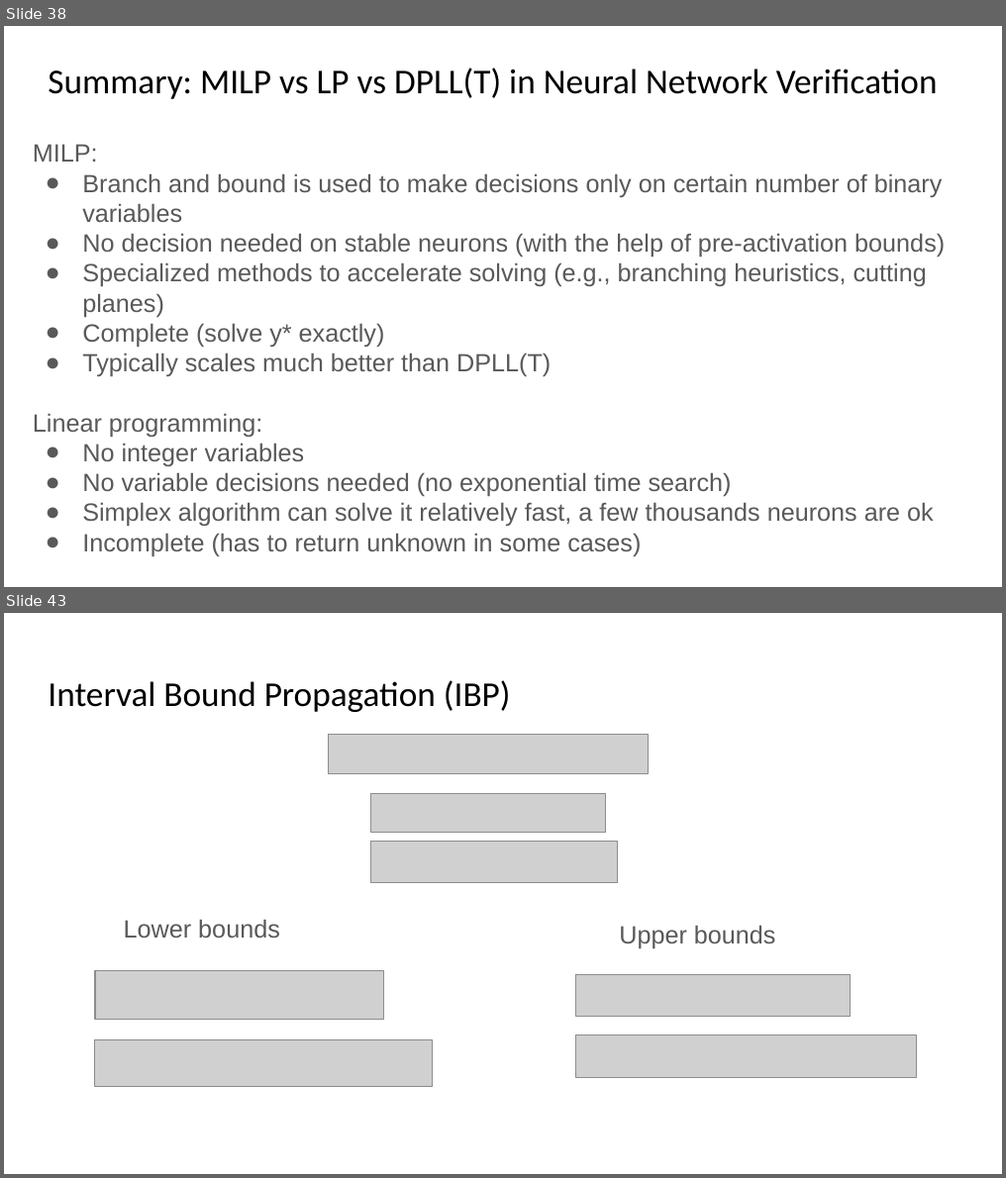
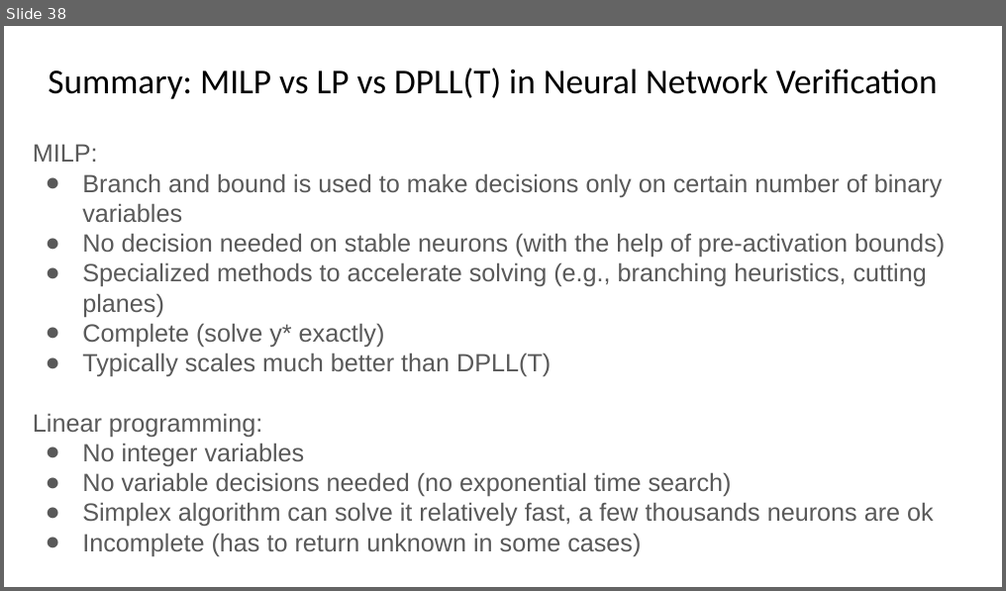
Before and after one commit to sayanmitracode/cpsbooksite, a slide deck: Slides/2025/L8_NNV_LPMIP_bounds.pptx. Shown one above the other, each under a label of ours: slides 38 and 43 before the commit, slide 38 after it; the slides between them are not shown. The pictures are 1006x1178 and 1006x591 pixels, drawn with LibreOffice and Linux fonts; fonts in the diff are those of the drawing; grey boxes stand for pictures. Boxes give left, top, right and bottom in pixels: in the first picture for what was removed or moved away, otherwise in the second. Text is boxed around its words. In the diff, an @@ line names an element or a change of style, - is before the commit and + after.

```diff
--- a/Slides/2025/L8_NNV_LPMIP_bounds.pptx
+++ b/Slides/2025/L8_NNV_LPMIP_bounds.pptx
@@ slide 43 removed at bbox=[4, 613, 1002, 1174], background #FFFFFF @@
@@ title removed at bbox=[48, 680, 511, 712] @@
-Interval Bound Propagation (IBP)
@@ picture removed at bbox=[329, 735, 648, 774] @@
@@ picture removed at bbox=[371, 793, 606, 832] @@
@@ picture removed at bbox=[371, 842, 617, 883] @@
@@ text removed at bbox=[124, 919, 280, 938] @@
-Lower bounds
@@ text removed at bbox=[619, 925, 776, 949] @@
-Upper bounds
@@ picture removed at bbox=[95, 971, 383, 1019] @@
@@ picture removed at bbox=[576, 974, 850, 1016] @@
@@ picture removed at bbox=[95, 1040, 432, 1086] @@
@@ picture removed at bbox=[576, 1035, 916, 1078] @@
```
Also in this commit, not shown: 74 other slides removed, 3 other files.
